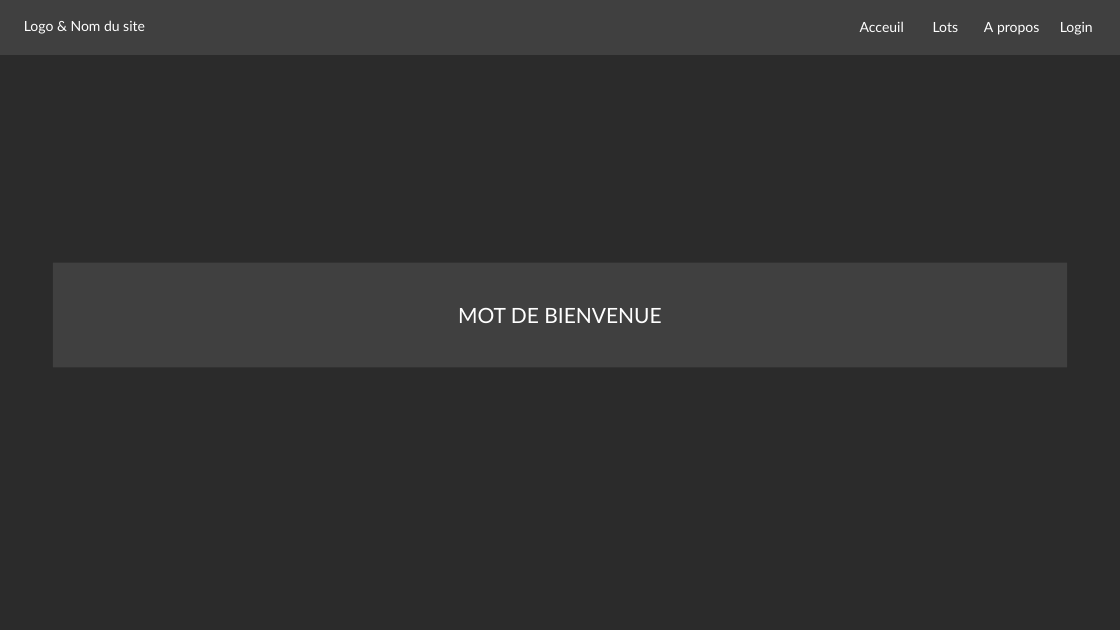
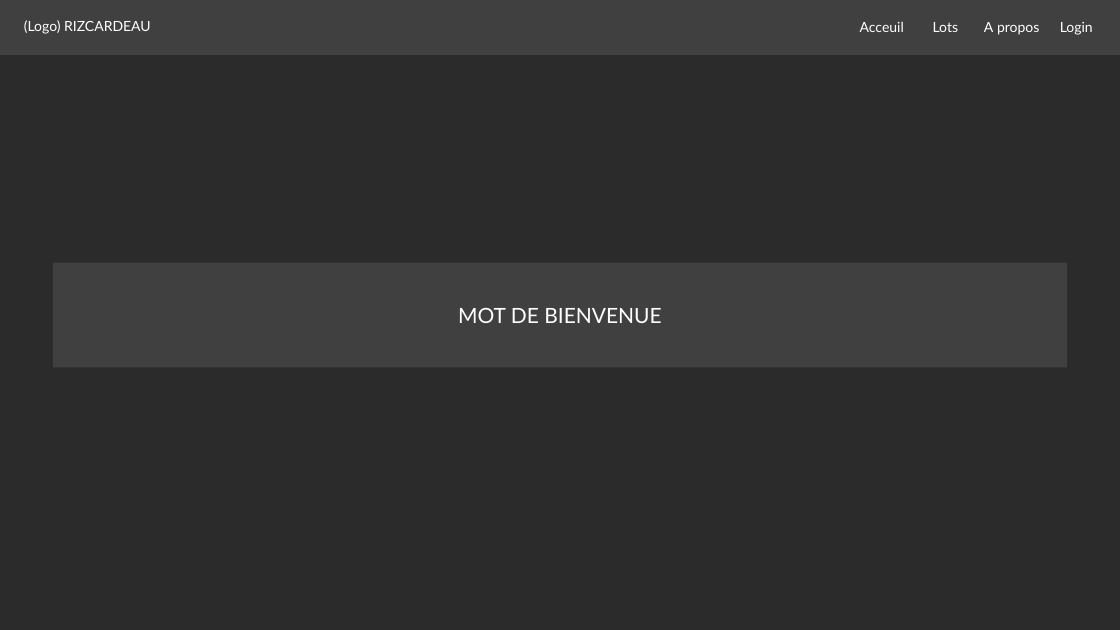
Before and after one commit to ETML-ES-PROJ-LABE-LAFE/LesJardiniersDuDimanche-Frontend, a slide deck: slide 2 of Annexes/MockupEnchere.pptx. Drawn at 1120x630 pixels with LibreOffice and Linux fonts; fonts in the diff are those of the drawing; background and template pictures are left out; a plain dark background stands for a picture behind light text. Boxes give left, top, right and bottom in pixels: in the first picture for what was removed or moved away, otherwise in the second. Text is boxed around its words. In the diff, an @@ line names an element or a change of style, - is before the commit and + after.

```diff
--- a/Annexes/MockupEnchere.pptx
+++ b/Annexes/MockupEnchere.pptx
@@ text at (24, 20, 151, 34): text changed @@
-Logo & Nom du site
+(Logo) RIZCARDEAU
```
Also in this commit, not shown: 1 other slide changed.
